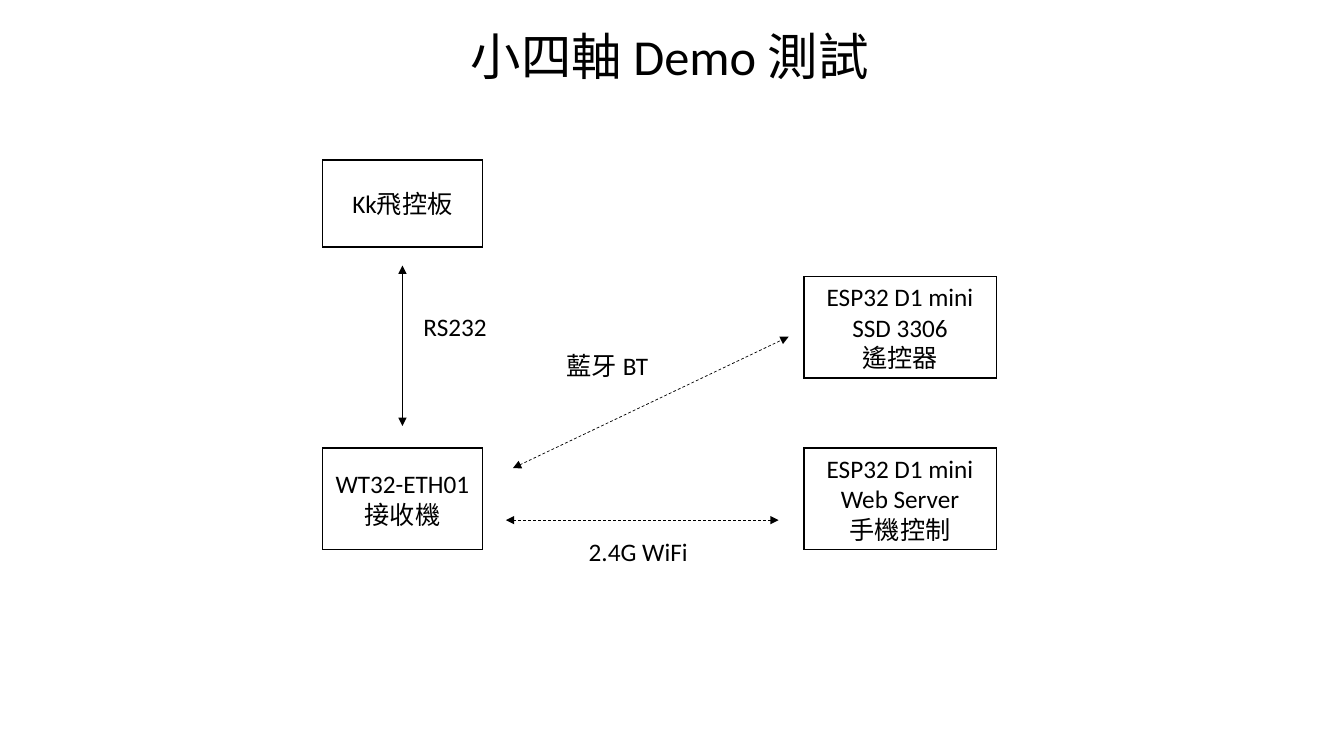
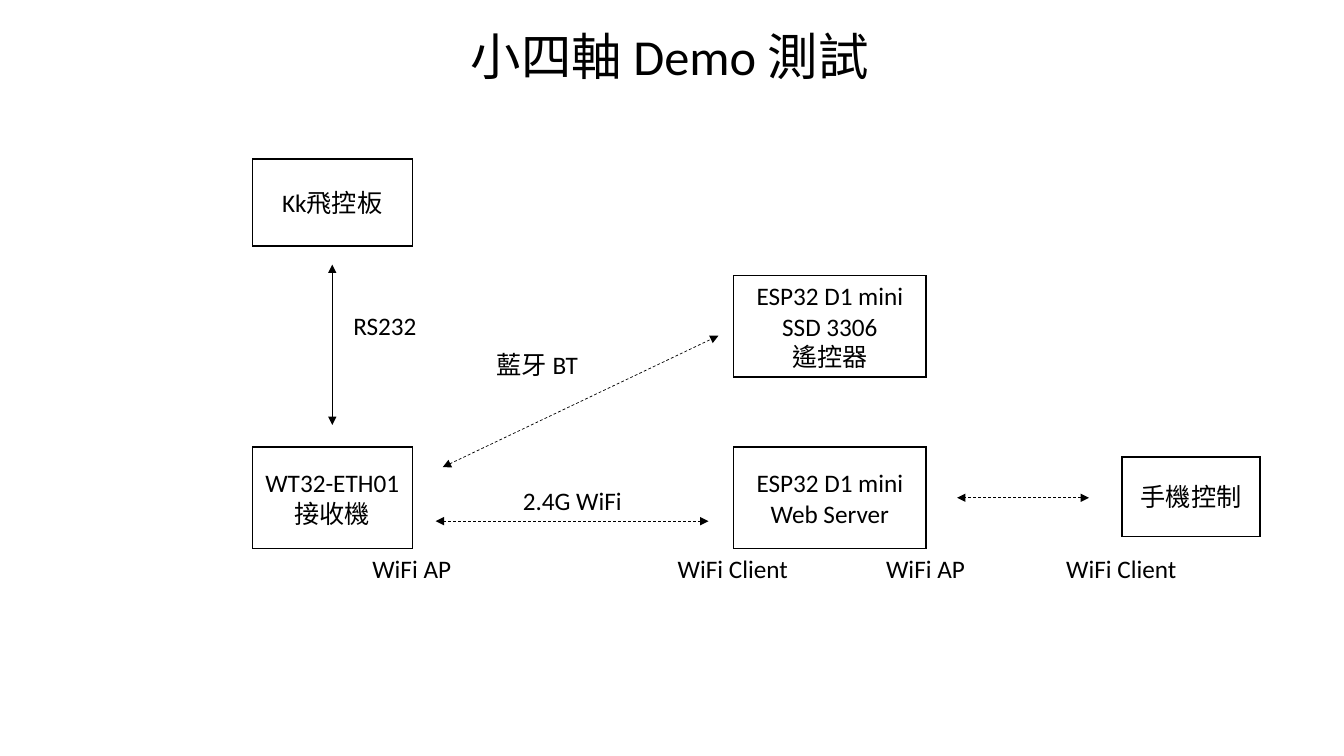
Before and after one commit to LenShi1989/kkbox, a slide deck: slide 2 of docs/飛控系統方塊圖.pptx. Drawn at 1344x756 pixels with LibreOffice and Linux fonts; fonts in the diff are those of the drawing. Boxes give left, top, right and bottom in pixels: in the first picture for what was removed or moved away, otherwise in the second. Text is boxed around its words. In the diff, an @@ line names an element or a change of style, - is before the commit and + after.

Commit message:
feat: 更新飛控系統相關文件的 PPT 檔案

```diff
--- a/docs/飛控系統方塊圖.pptx
+++ b/docs/飛控系統方塊圖.pptx
@@ 4 rectangles, 3 double arrows, 2 texts: place and size @@
-4 rectangles, 3 double arrows, 2 texts at box(323, 160, 997, 549)
+4 rectangles, 3 double arrows, 2 texts at box(252, 159, 927, 548)
@@ rectangle added at box(1122, 457, 1260, 536), fill #FFFFFF, outline #000000 1 pt, 18 pt, text #000000 @@
+手機控制
@@ text "2.4G WiFi": place and size @@
-text "2.4G WiFi" at box(589, 543, 687, 561)
+text "2.4G WiFi" at box(523, 492, 621, 510)
@@ double arrow added from (1089, 498) to (958, 498), #000000 0.5 pt dashed @@
@@ text in rectangle at box(850, 517, 951, 541): paragraph removed @@
-手機控制
@@ text added at box(372, 560, 452, 578), 18 pt, text #000000 @@
+WiFi AP
@@ text added at box(678, 560, 788, 578), 18 pt, text #000000 @@
+WiFi Client
@@ text added at box(886, 560, 965, 578), 18 pt, text #000000 @@
+WiFi AP
@@ text added at box(1066, 560, 1176, 578), 18 pt, text #000000 @@
+WiFi Client
```
